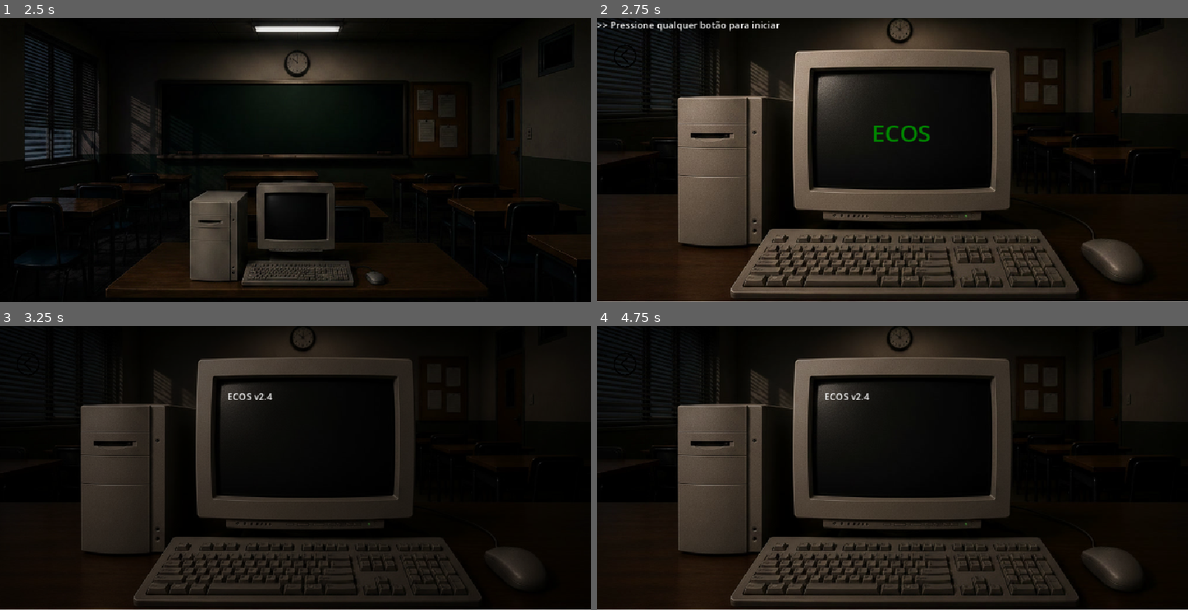
Above: before the commit, frames 1-4 (two rows, left to right).
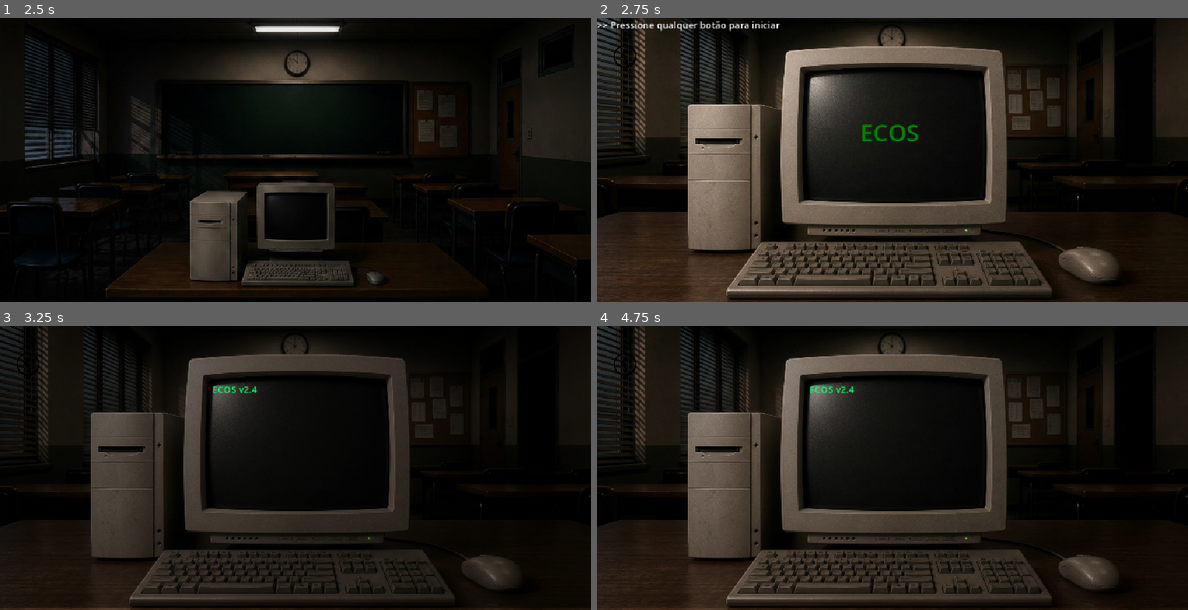
Above: after the commit, the same moments.

Repository: gustavoalcobaca/PIBIC-2026-ENEM
Game: Godot game, scene res://Cenas/telainicial.tscn
Two runs of this game, one before a commit and one after it. Both use one fixed random seed, a clock stepped at 60 frames per second and the inputs below.
Inputs (mouse positions are in pixels of both pictures, inside the frame that each line leads up to):
- Up to frame 1 (2.5 s): click (271, 233) at 0.5 s; tap Enter (ui_accept) at 1.25, 1.52, 2.27 s; move the mouse to (425, 145) at 1.27 s; click (425, 145) at 1.42 s; move the mouse to (177, 174) at 2.02 s; click (177, 174) at 2.17 s
- Up to frame 2 (2.75 s): no input
- Up to frame 3 (3.25 s): click (29, 362) at 2.75 s
- Up to frame 4 (4.75 s): move the mouse to (951, 405) at 3.52 s; click (951, 405) at 3.67 s; move the mouse to (862, 524) at 4.27 s; click (862, 524) at 4.42 s; tap Enter (ui_accept) at 4.52 s

Frame 1 is identical in both runs. In frame 2, 36% of the frame differs, in the area x 0-100%, y 0-100%; in frame 3, 15%; in frame 4, 26%.

Commit message:
Versão BETA 0.3
Tentando conserta outros bugs e implementar as funções do desktop.

Diff:
--- a/Cenas/computador.tscn
+++ b/Cenas/computador.tscn
@@ -1,8 +1,8 @@
 [gd_scene format=3 uid="uid://cvxkqo33loo60"]
 
-[ext_resource type="Texture2D" uid="uid://ci2tkxt2c8ibn" path="res://Assets/main.jpg" id="1_i8jqq"]
 [ext_resource type="Script" uid="uid://dkb8vuftnymo5" path="res://Script/computador.gd" id="1_utdne"]
 [ext_resource type="Texture2D" uid="uid://b3l4guc6lhfvt" path="res://Assets/botao-voltar.png" id="2_mrqev"]
+[ext_resource type="Texture2D" uid="uid://d2s3nmi250s1u" path="res://Assets/Firefly_Gemini Flash_quero mudar so as dimenções da imagem pra 1013 x 488 mantendo a proporção relativa  d 483477.png" id="2_utdne"]
 
 [sub_resource type="Animation" id="Animation_a6iff"]
 length = 0.001
@@ -43,6 +43,12 @@
 
 [sub_resource type="SystemFont" id="SystemFont_utdne"]
 
+[sub_resource type="SystemFont" id="SystemFont_a6iff"]
+
+[sub_resource type="SystemFont" id="SystemFont_7xylp"]
+
+[sub_resource type="SystemFont" id="SystemFont_phbud"]
+
 [node name="Computador" type="Control" unique_id=1377238177]
 layout_mode = 3
 anchors_preset = 0
@@ -50,11 +56,12 @@
 
 [node name="Background" type="TextureRect" parent="." unique_id=1553781804]
 layout_mode = 0
-offset_left = -6.0
-offset_top = -294.0
-offset_right = 1018.0
-offset_bottom = 730.0
-texture = ExtResource("1_i8jqq")
+offset_left = -5.0
+offset_top = -3.0
+offset_right = 1019.0
+offset_bottom = 492.48386
+texture = ExtResource("2_utdne")
+expand_mode = 5
 
 [node name="BotaoVoltar" type="TextureButton" parent="." unique_id=351160978]
 modulate = Color(0.8627451, 0.4862745, 0.627451, 1)
@@ -87,10 +94,10 @@
 
 [node name="Logo" type="Label" parent="Boot" unique_id=1147126460]
 layout_mode = 0
-offset_left = 468.0
-offset_top = 168.0
-offset_right = 575.0
-offset_bottom = 228.0
+offset_left = 451.0
+offset_top = 169.0
+offset_right = 552.0
+offset_bottom = 224.0
 theme_override_colors/font_color = Color(0, 0.52218926, 1.4439225e-06, 1)
 theme_override_fonts/font = SubResource("SystemFont_utdne")
 theme_override_font_sizes/font_size = 40
@@ -100,10 +107,10 @@
 
 [node name="Terminal" type="RichTextLabel" parent="Boot" unique_id=674419556]
 layout_mode = 0
-offset_left = 390.0
-offset_top = 109.0
-offset_right = 659.0
-offset_bottom = 263.0
+offset_left = 364.0
+offset_top = 97.0
+offset_right = 654.0
+offset_bottom = 307.0
 scroll_following = true
 
 [node name="Clique" type="Label" parent="Boot" unique_id=1116024897]
@@ -113,21 +120,67 @@
 
 [node name="NomeOperador" type="LineEdit" parent="Boot" unique_id=1591984768]
 layout_mode = 0
-offset_left = 383.0
-offset_top = 256.0
-offset_right = 565.0
-offset_bottom = 287.0
+offset_left = 374.0
+offset_top = 266.0
+offset_right = 556.0
+offset_bottom = 297.0
 
-[node name="Desktop" type="Control" parent="." unique_id=803284653]
+[node name="EscolhaSerie" type="Control" parent="Boot" unique_id=1775927960]
 anchors_preset = 0
 offset_right = 40.0
 offset_bottom = 40.0
 
+[node name="Label" type="Label" parent="Boot/EscolhaSerie" unique_id=778377692]
+layout_mode = 0
+offset_right = 40.0
+offset_bottom = 23.0
+text = ">>Selecione sua série<<"
+
+[node name="1ano" type="Button" parent="Boot/EscolhaSerie" unique_id=418447846]
+layout_mode = 0
+offset_left = 395.0
+offset_top = 144.0
+offset_right = 454.0
+offset_bottom = 175.0
+theme_override_colors/font_color = Color(0.2901961, 0.95686275, 0.13333334, 1)
+theme_override_fonts/font = SubResource("SystemFont_a6iff")
+text = "1° ano"
+
+[node name="2ano" type="Button" parent="Boot/EscolhaSerie" unique_id=1707678829]
+layout_mode = 0
+offset_left = 395.0
+offset_top = 182.0
+offset_right = 454.0
+offset_bottom = 213.0
+theme_override_colors/font_color = Color(0.2901961, 0.95686275, 0.13333334, 1)
+theme_override_fonts/font = SubResource("SystemFont_7xylp")
+text = "2° Ano"
+
+[node name="3ano" type="Button" parent="Boot/EscolhaSerie" unique_id=587750840]
+layout_mode = 0
+offset_left = 395.0
+offset_top = 221.0
+offset_right = 454.0
+offset_bottom = 252.0
+theme_override_colors/font_color = Color(0.2901961, 0.95686275, 0.13333334, 1)
+theme_override_fonts/font = SubResource("SystemFont_phbud")
+text = "3° Ano"
+
+[node name="Desktop" type="Control" parent="." unique_id=803284653]
+anchors_preset = 0
+offset_left = 97.0
+offset_top = 134.0
+offset_right = 137.0
+offset_bottom = 174.0
+
 [node name="Menu" type="Control" parent="Desktop" unique_id=1763993]
 anchors_preset = 0
-offset_left = 368.0
-offset_top = 93.0
-offset_right = 674.0
-offset_bottom = 292.0
+offset_left = 259.0
+offset_top = -35.0
+offset_right = 565.0
+offset_bottom = 164.0
 
 [connection signal="text_submitted" from="Boot/NomeOperador" to="." method="_on_nome_operador_text_submitted"]
+[connection signal="pressed" from="Boot/EscolhaSerie/1ano" to="." method="_on_1ano_pressed"]
+[connection signal="pressed" from="Boot/EscolhaSerie/2ano" to="." method="_on_2ano_pressed"]
+[connection signal="pressed" from="Boot/EscolhaSerie/3ano" to="." method="_on_3ano_pressed"]
--- a/Script/computador.gd
+++ b/Script/computador.gd
@@ -11,6 +11,8 @@
 var esperando_nome := false
 var nome_operador := ""
 var boot_finalizado := false
+var serie := ""
+var serie_escolhida := false
 
 
 func _ready():
@@ -18,11 +20,13 @@
 	terminal.bbcode_enabled = true
 
 	$Desktop.visible = false
+	$Boot/EscolhaSerie.visible = false
 
 	nome_input.visible = false
 
 	logo.visible = true
 	terminal.visible = false
+
 	clique.visible = true
 	clique.text = ">> Pressione qualquer botão para iniciar"
 
@@ -85,7 +89,7 @@
 	await escrever_linha("[color=#00FF66]" + texto + "[/color]", tempo)
 
 func sistema(texto: String, tempo: float = 1.0):
-	await escrever_linha("[color=#00FF6]" + texto + "[/color]", tempo)
+	await escrever_linha("[color=#00FF66]" + texto + "[/color]", tempo)
 
 func comando(texto: String, tempo: float = 3.0):
 	await escrever_linha("[color=#D0D0D0]" + texto + "[/color]", tempo)
@@ -96,13 +100,19 @@
 	texto = texto.strip_edges()
 
 	if texto.is_empty():
+
+		nome_input.visible = false
+
 		await erro()
 		await comando("> Nome do operador inválido.")
 		await aviso("> Digite um nome para continuar.")
 		await escrever_linha("")
+		await escrever_linha("")
 
 		nome_input.clear()
+		nome_input.visible = true
 		nome_input.grab_focus()
+
 		return
 
 	nome_operador = texto
@@ -117,6 +127,8 @@
 	clique.visible = true
 
 	boot_finalizado = true
+
+	$Boot/EscolhaSerie.visible = true
 
 func boot():
 
@@ -148,6 +160,9 @@
 
 	await comando("> Aguardando operador...")
 	await escrever_linha("")
+	await escrever_linha("")
+
+
 
 	nome_input.visible = true
 	nome_input.clear()
@@ -155,3 +170,16 @@
 
 	clique.text = ">> Aguardando entrada do usuário... <<"
 	clique.visible = true
+
+
+func _on_1ano_pressed():
+	serie = "1º Ano"
+	$Boot/EscolhaSerie.visible = false # Replace with function body.
+
+func _on_2ano_pressed():
+	serie = "2º Ano"
+	$Boot/EscolhaSerie.visible = false # Replace with function body.
+
+func _on_3ano_pressed():
+	serie = "3º Ano"
+	$Boot/EscolhaSerie.visible = false # Replace with function body.
Binary file added: Assets/Firefly_Gemini Flash_quero mudar so as dimenções da imagem pra 1013 x 488 mantendo a proporção relativa d 483477.png
Not shown, added: Assets/Firefly_Gemini Flash_quero mudar so as dimenções da imagem pra 1013 x 488 mantendo a proporção relativa d 483477.png.import
Binary file added: Assets/vai ser essa.png
Not shown, added: Assets/vai ser essa.png.import
